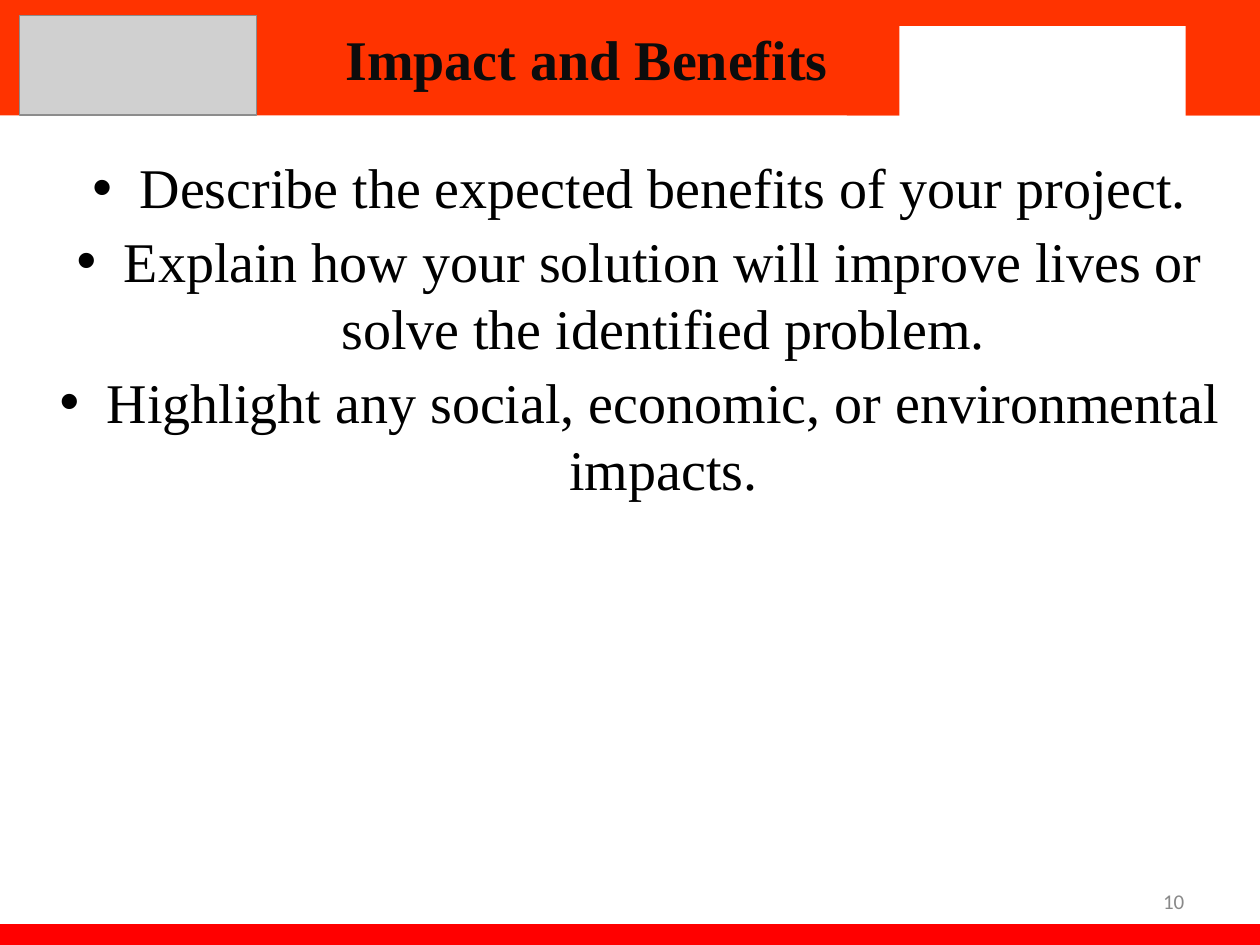
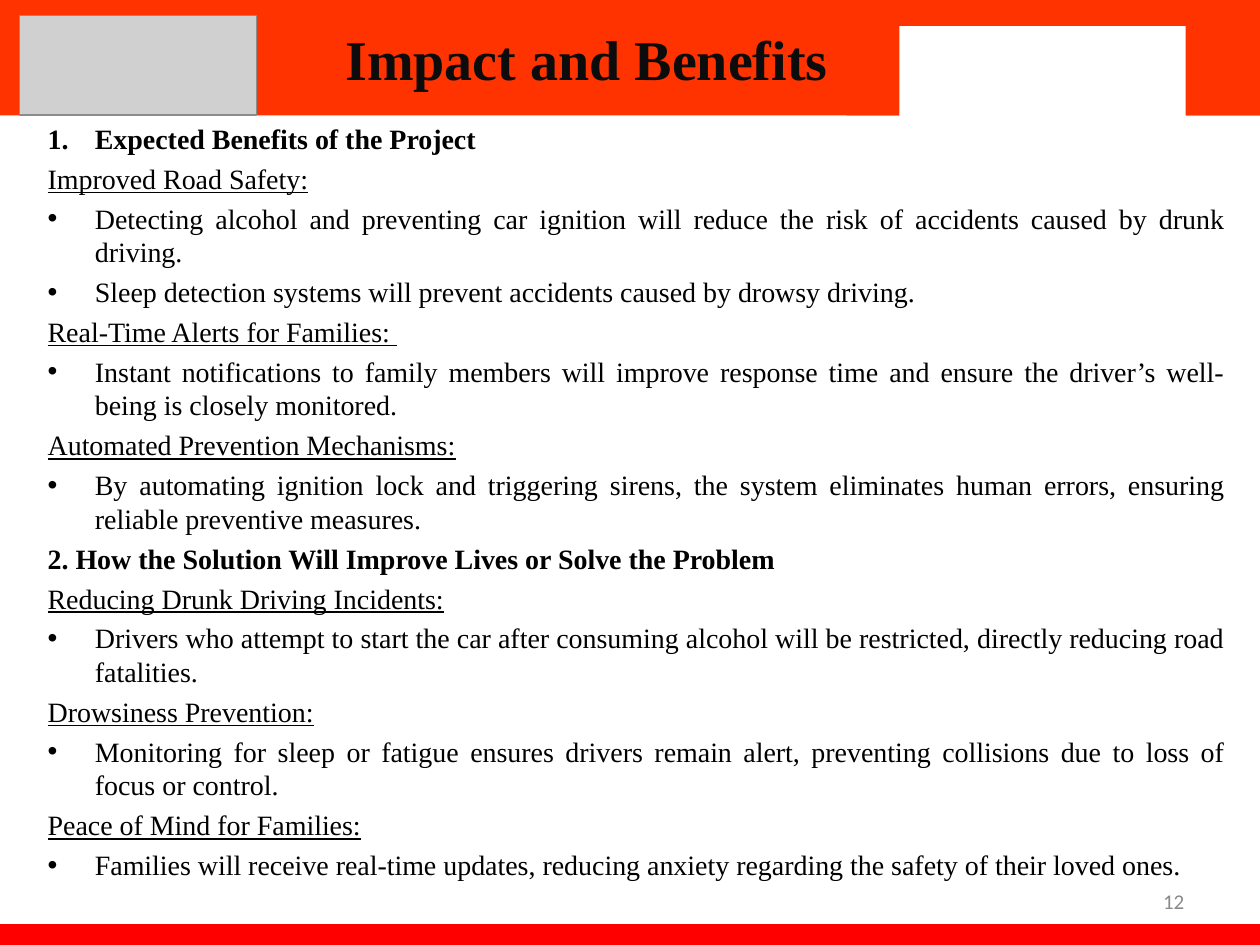
Before and after one commit to tanish699/Alcohol-Based-Car-Iginition-IOT-Based-, a slide deck: slide 12 of PPT.pptx (slide 10 before the commit). Drawn at 1260x945 pixels with LibreOffice and Linux fonts; fonts in the diff are those of the drawing; grey boxes stand for pictures; background and template pictures are left out. Boxes give left, top, right and bottom in pixels: in the first picture for what was removed or moved away, otherwise in the second. Text is boxed around its words. In the diff, an @@ line names an element or a change of style, - is before the commit and + after.

```diff
--- a/PPT.pptx
+++ b/PPT.pptx
@@ text at [48,129,1224,881]: text changed; size 32 to 16 pt @@
-• Describe the expected benefits of your project.
-• Explain how your solution will improve lives or solve the identified problem.
-• Highlight any social, economic, or environmental impacts.
+1. Expected Benefits of the Project
+Improved Road Safety:
+• Detecting alcohol and preventing car ignition will reduce the risk of accidents caused by drunk driving.
+• Sleep detection systems will prevent accidents caused by drowsy driving.
+Real-Time Alerts for Families:
+• Instant notifications to family members will improve response time and ensure the driver’s well-being is closely monitored.
+Automated Prevention Mechanisms:
+• By automating ignition lock and triggering sirens, the system eliminates human errors, ensuring reliable preventive measures.
+2. How the Solution Will Improve Lives or Solve the Problem
+Reducing Drunk Driving Incidents:
+• Drivers who attempt to start the car after consuming alcohol will be restricted, directly reducing road fatalities.
+Drowsiness Prevention:
+• Monitoring for sleep or fatigue ensures drivers remain alert, preventing collisions due to loss of focus or control.
+Peace of Mind for Families:
+• Families will receive real-time updates, reducing anxiety regarding the safety of their loved ones.
@@ page number at [1163,895,1184,909]: text changed @@
-10
+12
```
Also in this commit, not shown: 2 other slides changed, 4 slides added, 1 slide removed.
